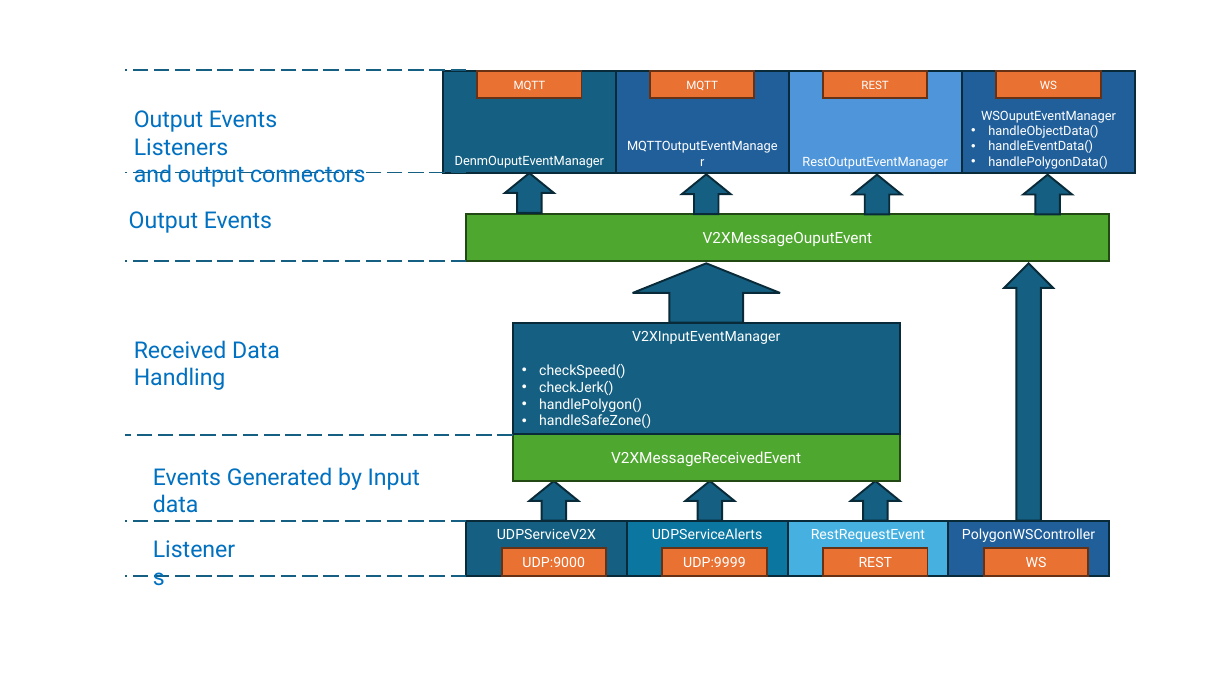
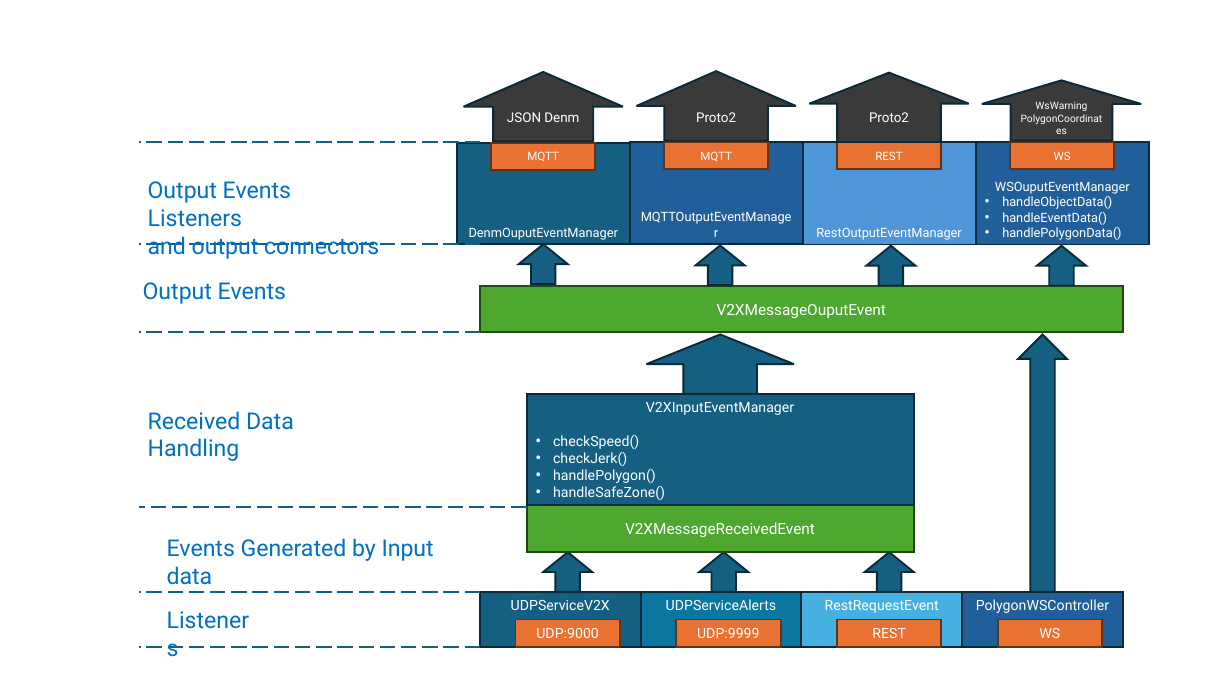
Before and after one commit to UMinho-CCN/infrarob-data-broker, a slide deck: slide 1 of schematics/schematics.pptx. Drawn at 1232x693 pixels with LibreOffice and Linux fonts; fonts in the diff are those of the drawing. Boxes give left, top, right and bottom in pixels: in the first picture for what was removed or moved away, otherwise in the second. Text is boxed around its words. In the diff, an @@ line names an element or a change of style, - is before the commit and + after.

```diff
--- a/schematics/schematics.pptx
+++ b/schematics/schematics.pptx
@@ up arrow added at bbox=[464, 72, 623, 141], fill #3A3A3A, outline #092A39 1.5 pt, 10.5 pt, text #FFFFFF @@
+JSON Denm
@@ up arrow added at bbox=[637, 71, 796, 140], fill #3A3A3A, outline #092A39 1.5 pt, 10.5 pt, text #FFFFFF @@
+Proto2
@@ up arrow added at bbox=[810, 73, 969, 142], fill #3A3A3A, outline #092A39 1.5 pt, 10.5 pt, text #FFFFFF @@
+Proto2
@@ up arrow added at bbox=[982, 80, 1141, 140], fill #3A3A3A, outline #092A39 1.5 pt, 8 pt, text #FFFFFF @@
+WsWarning
+PolygonCoordinates
@@ 19 rectangles, 9 up arrows, 6 lines, 5 texts: place and size @@
-19 rectangles, 9 up arrows, 6 lines, 5 texts at bbox=[125, 70, 1135, 577]
+19 rectangles, 9 up arrows, 6 lines, 5 texts at bbox=[139, 141, 1149, 648]
```
Also in this commit, not shown: 1 other file.
